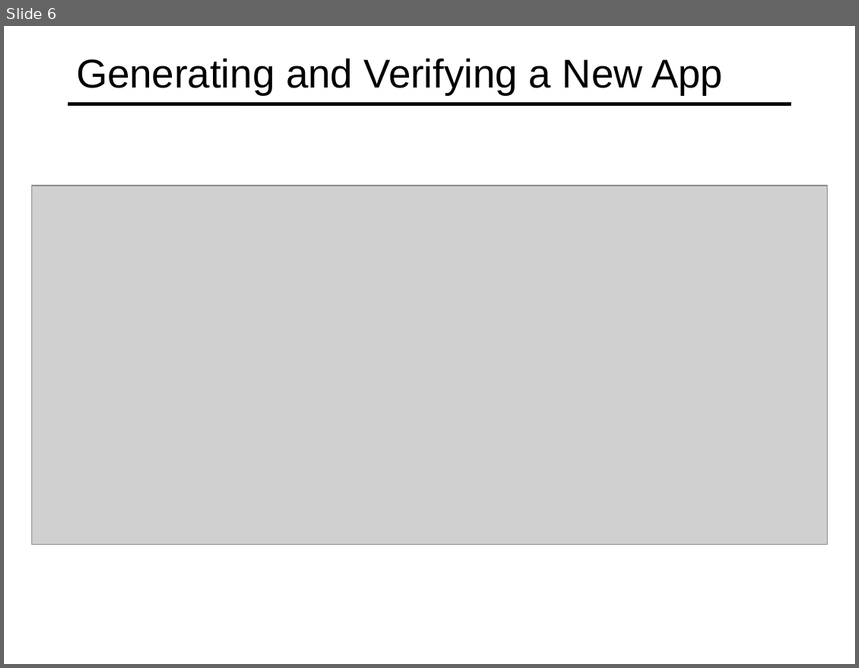
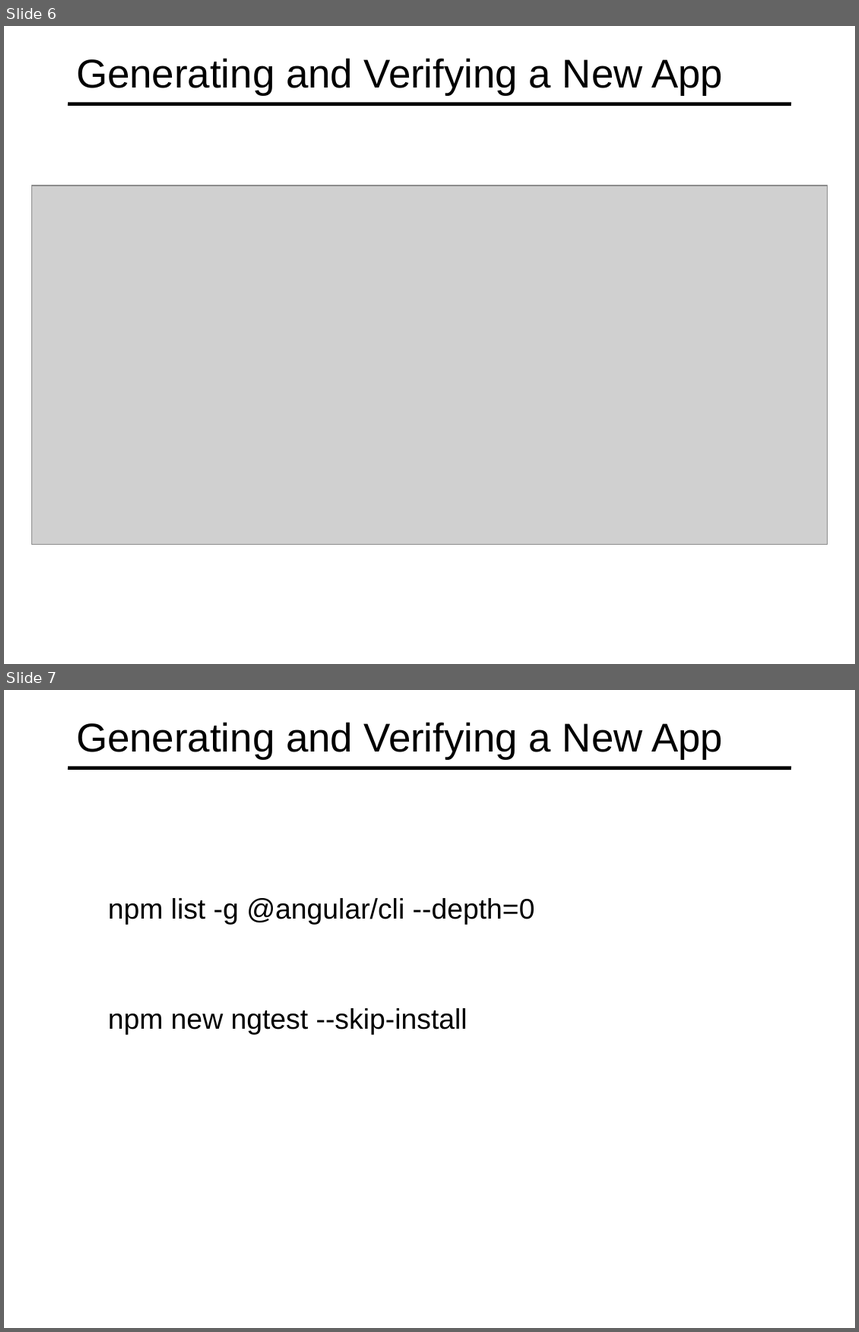
Before and after one commit to specter01wj/Jago_Link_Training, a slide deck: Angular/Angular7/Angular CLI/2.Angular CLI Setup and Verification/L2_Angular CLI Setup and Verification.ppt. Shown one above the other, each under a label of ours: slide 6 before the commit, slides 6 and 7 after it. The pictures are 859x668 and 859x1332 pixels, drawn with LibreOffice and Linux fonts; fonts in the diff are those of the drawing; grey boxes stand for pictures. Boxes give left, top, right and bottom in pixels: in the first picture for what was removed or moved away, otherwise in the second. Text is boxed around its words. In the diff, an @@ line names an element or a change of style, - is before the commit and + after.

Commit message:
09/05/2019 v1

```diff
--- a/Angular/Angular7/Angular CLI/2.Angular CLI Setup and Verification/L2_Angular CLI Setup and Verification.ppt
+++ b/Angular/Angular7/Angular CLI/2.Angular CLI Setup and Verification/L2_Angular CLI Setup and Verification.ppt
@@ slide 7 added at [4,690,855,1328], background #FFFFFF; not listed: 1 template element that a slide beside it also shows @@
@@ title added at [76,722,723,760], 34 pt, text #000000 @@
+Generating and Verifying a New App
@@ text added at [108,898,535,924], 24 pt, text #000000 @@
+  npm list -g @angular/cli --depth=0
@@ text added at [108,1008,468,1035], 24 pt, text #000000 @@
+  npm new ngtest --skip-install
```
